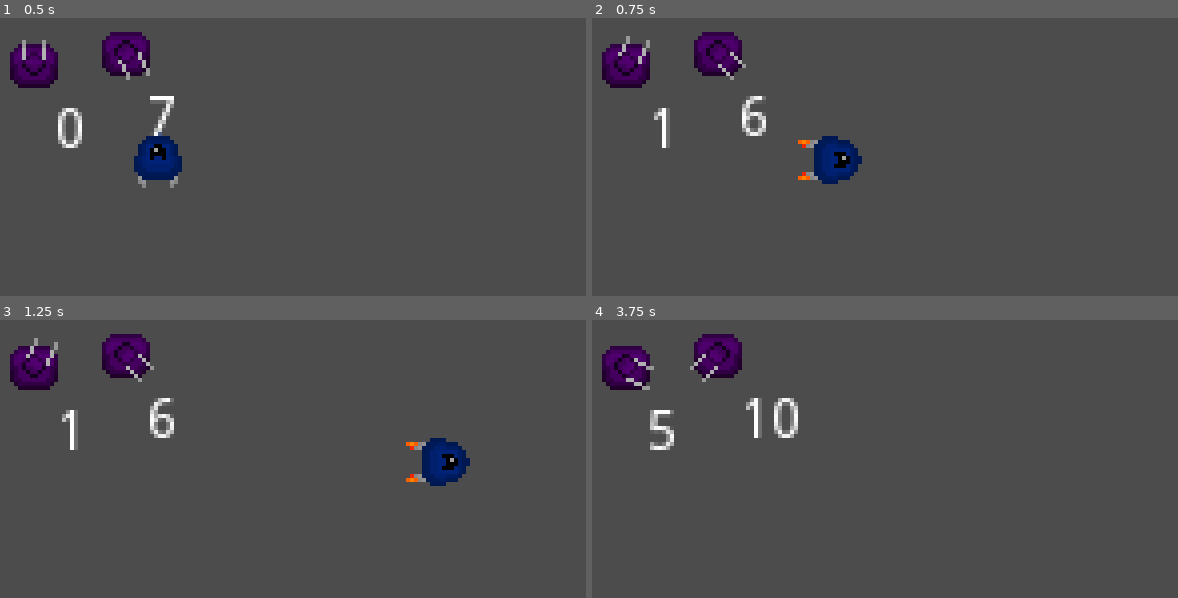
Above: before the commit, frames 1-4 (two rows, left to right).
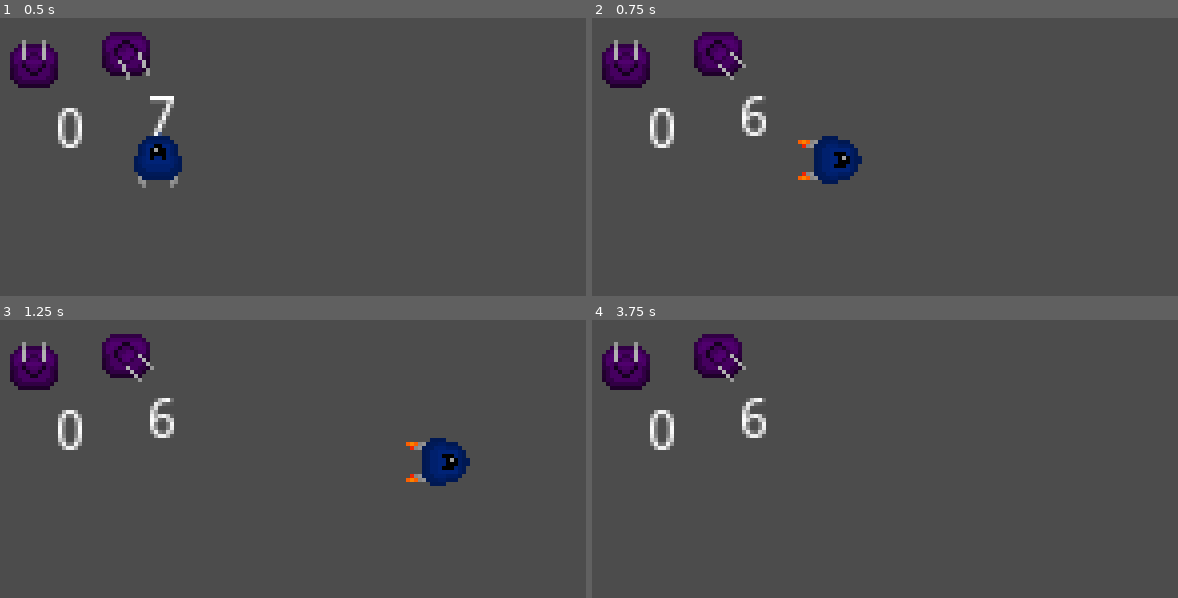
Above: after the commit, the same moments.

Repository: horenso/DefenseGame
Game: Godot game, scene res://Tests/Follow_movment.tscn
The game is run twice, just before and just after one commit, with the same random seed, the same clock (stepped at 60 frames per second) and the same inputs.
Inputs:
- Up to frame 1 (0.5 s): no input
- Up to frame 2 (0.75 s): hold Right (ui_right) from 0.53 s (still down); tap Y (Y) at 0.6 s
- Up to frame 3 (1.25 s): keep holding Right (ui_right)
- Up to frame 4 (3.75 s): release Right (ui_right) at 1.28 s; hold Down (ui_down) 1.28-2.03 s; tap Y (Y) every 0.75 s from 1.35 to 3.6 s; tap Enter at 2, 3.5 s; hold Right (ui_right) 2.03-2.78 s; tap Space at 2.75 s; hold Up (ui_up) 2.78-3.53 s; hold Left (ui_left) from 3.53 s (still down)

Frame 1 is identical in both runs. In frame 2, 0.6% of the frame differs, in the area x 3-14%, y 6-47%; in frame 3, 0.6%; in frame 4, 1.6%, in the area x 3-36%, y 7-47%.

Commit message:
ss

Diff:
--- a/Scripts/Tower.gd
+++ b/Scripts/Tower.gd
@@ -6,6 +6,7 @@
 var RANGE = 30
 var REACTION_TIME = 1
 var SHOOTING_SPEED = 1
+var TURNING_SPEED = 10
 var DAMAGE = 1
 
 var is_selected = false
@@ -27,15 +28,15 @@
 # angle between selected_enemy and tower
 var angle_enemy = 0.0
 
+var range_circle = CircleShape2D.new()
+
 func _ready():
-	var circle = CircleShape2D.new()
-	$Range/CollisionShape2D.shape = circle
-	$Range/CollisionShape2D.shape.radius = RANGE
+	range_circle.radius = RANGE
+	$Range/CollisionShape2D.shape = range_circle
 
 func _process(delta):
 	select_enemy()
-	if Input.is_action_just_released("Y"):
-		fake_rotation = (fake_rotation + 1) % 16
+	point_at_enemy(delta)
 	update_fake_rotation()
 	get_node("Label").text = str(fake_rotation)
 
@@ -45,14 +46,20 @@
 			selected_enemy = list_of_enemies[0]
 	elif not list_of_enemies.has(selected_enemy):
 		selected_enemy = null
-	else:
-		angle_enemy = 90 + rad2deg(get_angle_to(selected_enemy.position))
-		if angle_enemy < 0:
-			angle_enemy = 360 + angle_enemy
-		fake_rotation = int(round(angle_enemy / 22.5))
-		if fake_rotation == 16:
-			fake_rotation = 0
-		top_center_node.rotation = deg2rad(fake_rotation * 22.5)
+
+func point_at_enemy(delta):
+	if selected_enemy == null:
+		return
+
+	angle_enemy = 90 + rad2deg(get_angle_to(selected_enemy.position))
+	if angle_enemy < 0:
+		angle_enemy = 360 + angle_enemy
+
+	fake_rotation = int(round(angle_enemy / 22.5))
+	if fake_rotation == 16:
+		fake_rotation = 0
+	top_center_node.rotation = deg2rad(fake_rotation * 22.5)
+
 
 # update the towers rotation frames,
 # fake_rotation is value between 0 and 15
